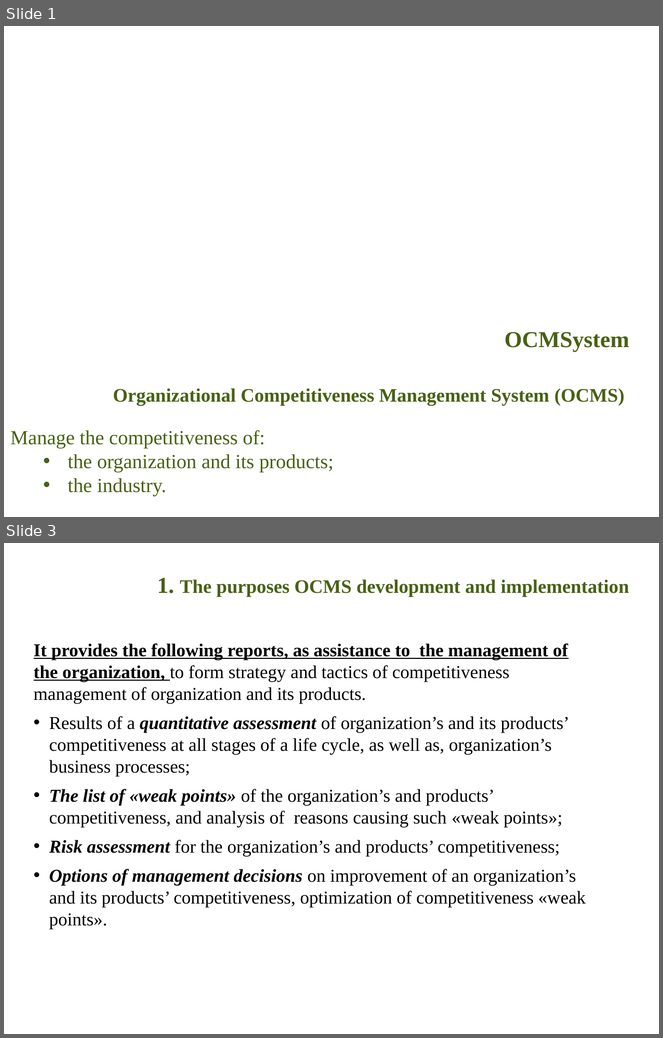
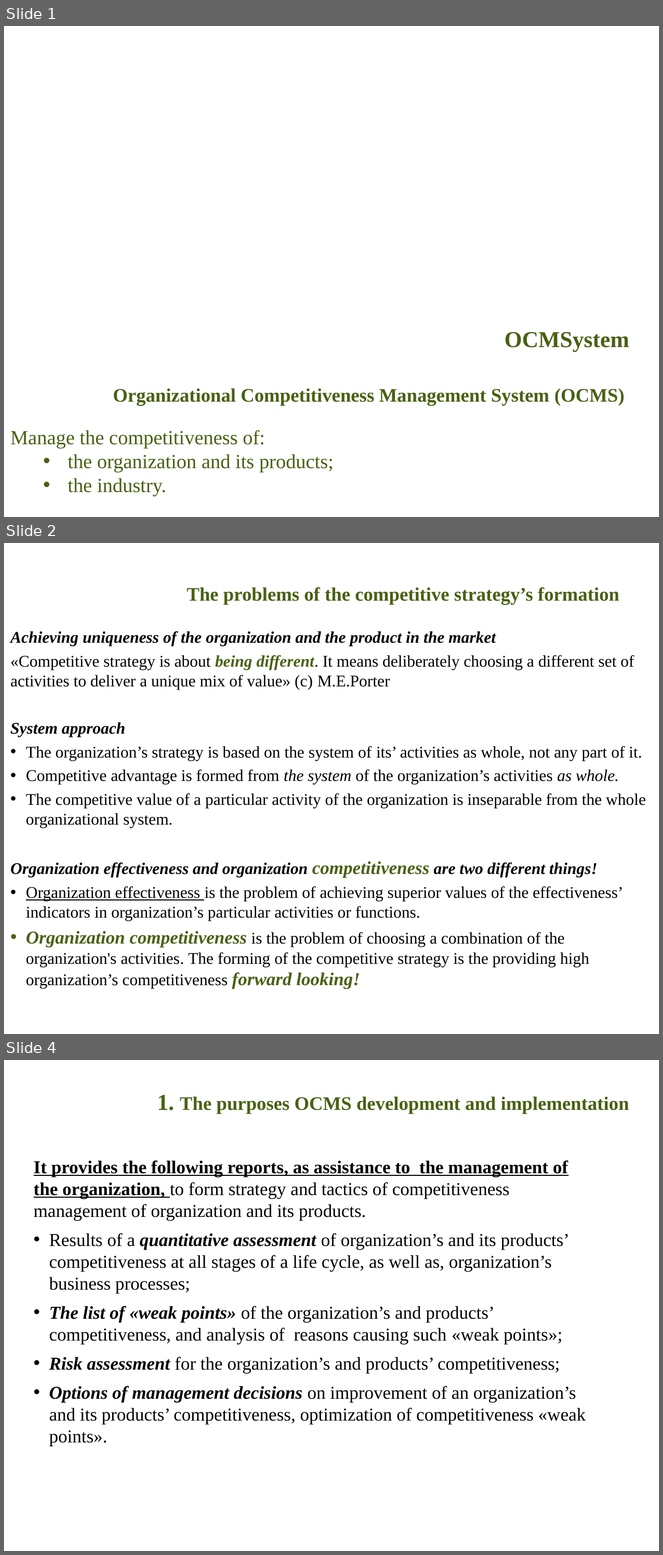
Before and after one commit to ocmsystem/ocmsystem.github.io, a slide deck: files/presentations/Presentation_OCMSystem_ENG.ppt. Shown one above the other, each under a label of ours: slides 1 and 3 before the commit, slides 1, 2 and 4 after it; the slides between them are not shown. The pictures are 663x1038 and 663x1555 pixels, drawn with LibreOffice and Linux fonts; fonts in the diff are those of the drawing; background and template pictures are left out. Boxes give left, top, right and bottom in pixels: in the first picture for what was removed or moved away, otherwise in the second. Text is boxed around its words. In the diff, an @@ line names an element or a change of style, - is before the commit and + after.

Commit message:
English is default, change english text and presentations

```diff
--- a/files/presentations/Presentation_OCMSystem_ENG.ppt
+++ b/files/presentations/Presentation_OCMSystem_ENG.ppt
@@ slide 2 added at box(4, 543, 659, 1034), background picture (left out) @@
@@ title added at box(187, 587, 620, 604), 21 pt, text #486113, bold @@
+The problems of the competitive strategy’s formation
@@ text added at box(10, 631, 646, 989), 18 pt, text #000000 @@
+Achieving uniqueness of the organization and the product in the market
+«Competitive strategy is about being different. It means deliberately choosing a different set of activities to deliver a unique mix of value» (с) M.E.Porter
+System approach
+• The organization’s strategy is based on the system of its’ activities as whole, not any part of it.
+• Competitive advantage is formed from the system of the organization’s activities as whole.
+• The competitive value of a particular activity of the organization is inseparable from the whole organizational system.
+Organization effectiveness and organization competitiveness are two different things!
+• Organization effectiveness is the problem of achieving superior values of the effectiveness’ indicators in organization’s particular activities or functions.
+• Organization competitiveness is the problem of choosing a combination of the organization's activities. The forming of the competitive strategy is the providing high organization’s competitiveness forward looking!
@@ what was slide 3 is now slide 4 @@
```
Also in this commit, not shown: 1 slide changed, 6 other files.
